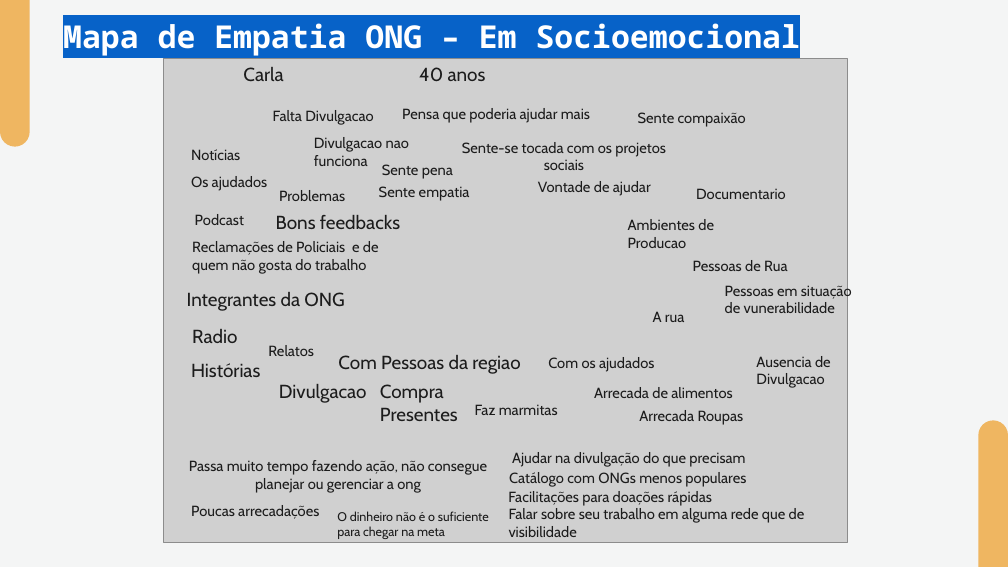
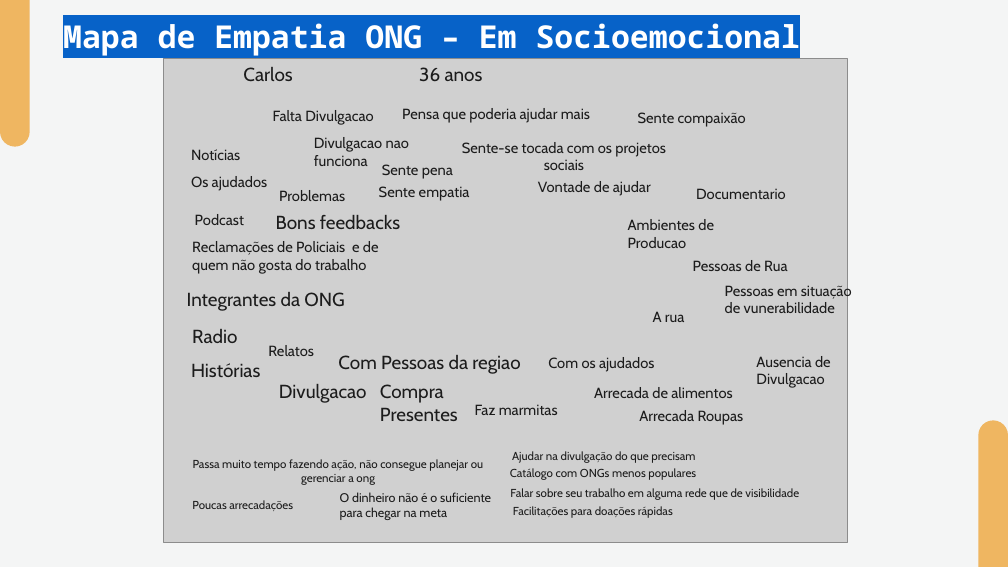
Before and after one commit to apires-roberta/bp, a slide deck: slide 9 of Sprint 1 - Entregavel de PI - Design de Interação.pptx. Drawn at 1008x567 pixels with LibreOffice and Linux fonts; fonts in the diff are those of the drawing; grey boxes stand for pictures. Boxes give left, top, right and bottom in pixels: in the first picture for what was removed or moved away, otherwise in the second. Text is boxed around its words. In the diff, an @@ line names an element or a change of style, - is before the commit and + after.

Commit message:
slide

```diff
--- a/Sprint 1 - Entregavel de PI - Design de Interação.pptx
+++ b/Sprint 1 - Entregavel de PI - Design de Interação.pptx
@@ text at box(243, 67, 292, 82): text changed @@
-Carla
+Carlos
@@ text at box(419, 67, 483, 82): text changed @@
-40 anos
+36 anos
@@ text "O dinheiro não é o ...": place and size @@
-text "O dinheiro não é o ..." at box(337, 511, 489, 539)
+text "O dinheiro não é o ..." at box(340, 492, 491, 520)
@@ size 14 to 11 pt in 6 elements at box(512, 451, 695, 463), box(193, 459, 483, 485), box(192, 500, 293, 511), box(510, 468, 696, 480), box(513, 506, 673, 518), box(510, 488, 799, 500) @@
@@ text "Falar sobre seu trabalho em ...": place and size @@
-text "Falar sobre seu trabalho em ..." at box(509, 508, 805, 537)
+text "Falar sobre seu trabalho em ..." at box(510, 488, 799, 500)
@@ text "Facilitações para doações rápidas": place and size @@
-text "Facilitações para doações rápidas" at box(508, 491, 712, 506)
+text "Facilitações para doações rápidas" at box(513, 506, 673, 518)
```
